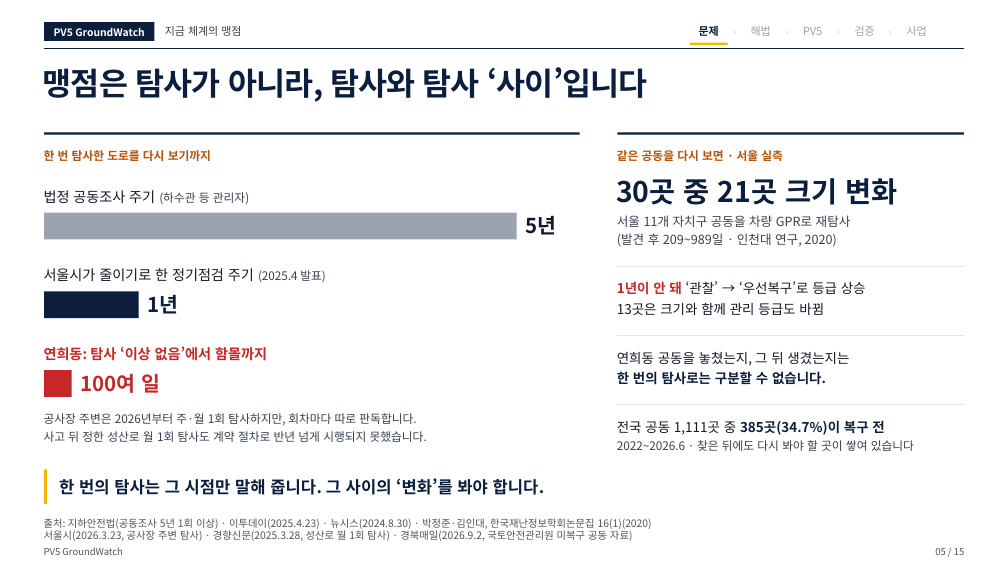
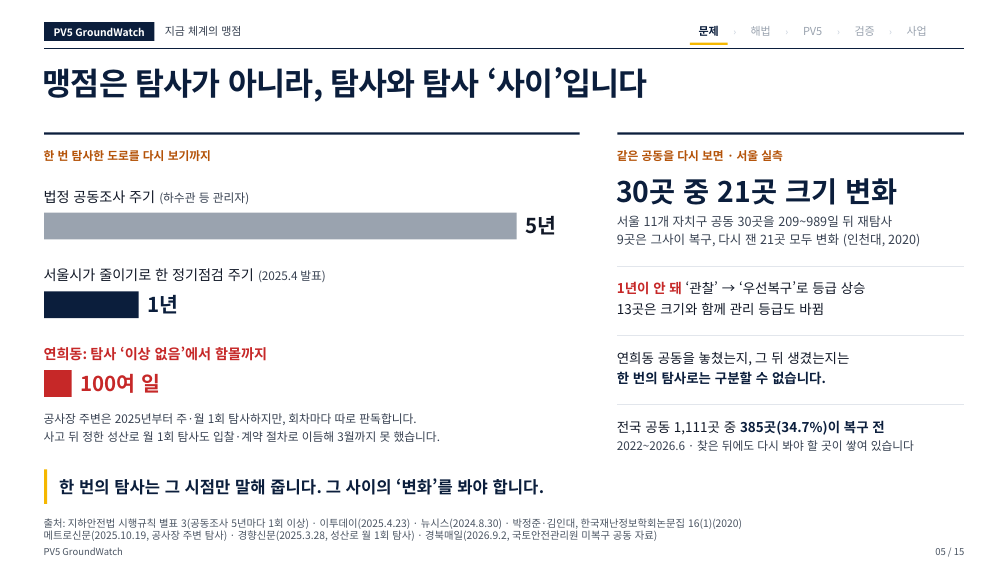
Before and after one commit to woojin-choe/pv5-hose-lab, a slide deck: slide 5 of ppt_all/PV5_GroundWatch_10_24.pptx. Drawn at 1008x567 pixels with LibreOffice and Linux fonts; fonts in the diff are those of the drawing. Boxes give left, top, right and bottom in pixels: in the first picture for what was removed or moved away, otherwise in the second. Text is boxed around its words. In the diff, an @@ line names an element or a change of style, - is before the commit and + after.

```diff
--- a/ppt_all/PV5_GroundWatch_10_24.pptx
+++ b/ppt_all/PV5_GroundWatch_10_24.pptx
@@ text at bbox=[617, 215, 892, 227]: text changed @@
-서울 11개 자치구 공동을 차량 GPR로 재탐사
+서울 11개 자치구 공동 30곳을 209~989일 뒤 재탐사
@@ text at bbox=[617, 233, 920, 246]: text changed @@
-(발견 후 209~989일 · 인천대 연구, 2020)
+9곳은 그사이 복구, 다시 잰 21곳 모두 변화 (인천대, 2020)
@@ text at bbox=[44, 413, 416, 425]: text changed @@
-공사장 주변은 2026년부터 주·월 1회 탐사하지만, 회차마다 따로 판독합니다.
+공사장 주변은 2025년부터 주·월 1회 탐사하지만, 회차마다 따로 판독합니다.
@@ text at bbox=[44, 431, 440, 442]: text changed @@
-사고 뒤 정한 성산로 월 1회 탐사도 계약 절차로 반년 넘게 시행되지 못했습니다.
+사고 뒤 정한 성산로 월 1회 탐사도 입찰·계약 절차로 이듬해 3월까지 못 했습니다.
@@ text at bbox=[44, 518, 742, 541]: text changed @@
-출처: 지하안전법(공동조사 5년 1회 이상) · 이투데이(2025.4.23) · 뉴시스(2024.8.30) · 박정준·김인대, 한국재난정보학회논문집 16(1)(2020)
-서울시(2026.3.23, 공사장 주변 탐사) · 경향신문(2025.3.28, 성산로 월 1회 탐사) · 경북매일(2026.9.2, 국토안전관리원 미복구 공동 자료)
+출처: 지하안전법 시행규칙 별표 3(공동조사 5년마다 1회 이상) · 이투데이(2025.4.23) · 뉴시스(2024.8.30) · 박정준·김인대, 한국재난정보학회논문집 16(1)(2020)
+메트로신문(2025.10.19, 공사장 주변 탐사) · 경향신문(2025.3.28, 성산로 월 1회 탐사) · 경북매일(2026.9.2, 국토안전관리원 미복구 공동 자료)
```
Also in this commit, not shown: 9 other slides changed, 14 other files.
